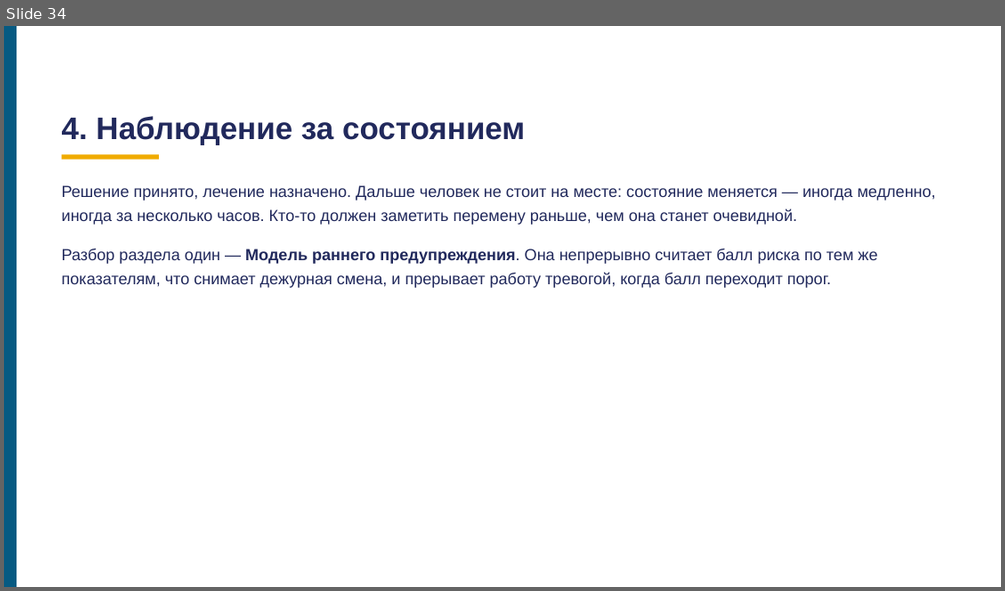
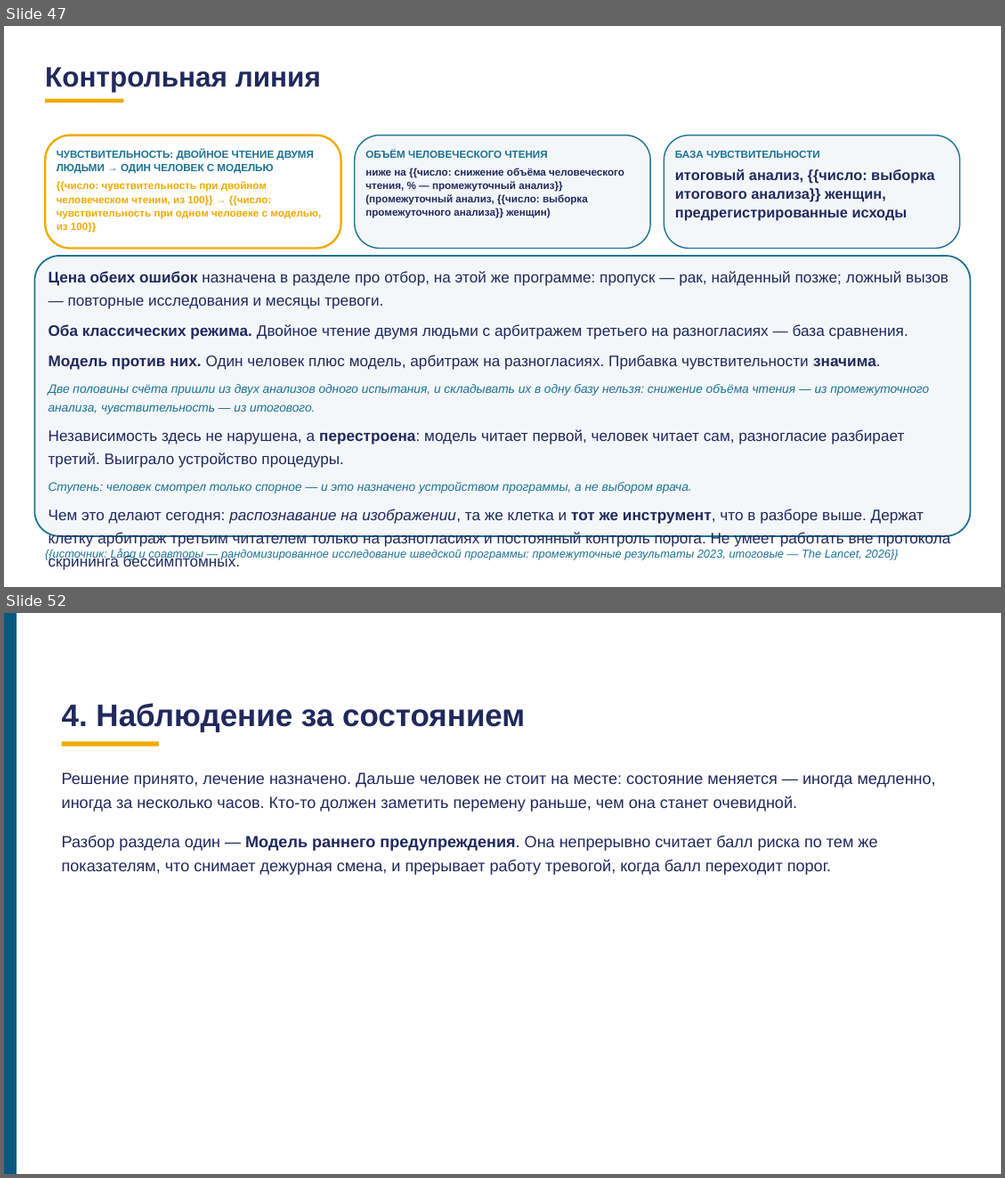
Before and after one commit to tellina-study/AI-usage-lessons, a slide deck: library/lectures/lec-07/rework/deck/lec-07-karkas.pptx. Shown one above the other, each under a label of ours: slide 34 before the commit, slides 47 and 52 after it; the slides between them are not shown. The pictures are 1005x591 and 1005x1178 pixels, drawn with LibreOffice and Linux fonts; fonts in the diff are those of the drawing. Boxes give left, top, right and bottom in pixels: in the first picture for what was removed or moved away, otherwise in the second. Text is boxed around its words. In the diff, an @@ line names an element or a change of style, - is before the commit and + after.

```diff
--- a/library/lectures/lec-07/rework/deck/lec-07-karkas.pptx
+++ b/library/lectures/lec-07/rework/deck/lec-07-karkas.pptx
@@ slide 47 added at [4, 26, 1001, 587], background #FFFFFF @@
@@ text added at [45, 67, 321, 92], 27 pt, text #21295C, bold @@
+Контрольная линия
@@ rectangle added at [45, 99, 123, 103], fill #F0AB00 @@
@@ rounded rectangle added at [45, 135, 341, 248], fill #FFFFFF, outline #F0AB00 2 pt @@
@@ text added at [57, 150, 314, 174], 10 pt, text #1C7293, bold @@
+ЧУВСТВИТЕЛЬНОСТЬ: ДВОЙНОЕ ЧТЕНИЕ ДВУМЯ ЛЮДЬМИ → ОДИН ЧЕЛОВЕК С МОДЕЛЬЮ
@@ rounded rectangle added at [355, 135, 651, 248], fill #F4F7FA, outline #1C7293 1.2 pt @@
@@ text added at [365, 150, 548, 158], 10 pt, text #1C7293, bold @@
+ОБЪЁМ ЧЕЛОВЕЧЕСКОГО ЧТЕНИЯ
@@ rounded rectangle added at [664, 135, 961, 248], fill #F4F7FA, outline #1C7293 1.2 pt @@
@@ text added at [675, 151, 820, 158], 10 pt, text #1C7293, bold @@
+БАЗА ЧУВСТВИТЕЛЬНОСТИ
@@ text added at [57, 181, 321, 232], 10 pt, text #F0AB00, bold @@
+{{число: чувствительность при двойном человеческом чтении, из 100}} → {{число: чувствительность при одном человеке с моделью, из 100}}
@@ text added at [365, 168, 624, 218], 10 pt, text #21295C, bold @@
+ниже на {{число: снижение объёма человеческого чтения, % — промежуточный анализ}} (промежуточный анализ, {{число: выборка промежуточного анализа}} женщин)
@@ text added at [675, 169, 934, 221], 14 pt, text #21295C, bold @@
+итоговый анализ, {{число: выборка итогового анализа}} женщин, предрегистрированные исходы
@@ rounded rectangle added at [34, 256, 971, 536], fill #F4F7FA, outline #1C7293 1.5 pt @@
@@ text added at [48, 271, 951, 547], 14.7 pt, text #21295C @@
+Цена обеих ошибок назначена в разделе про отбор, на этой же программе: пропуск — рак, найденный позже; ложный вызов — повторные исследования и месяцы тревоги.
+Оба классических режима. Двойное чтение двумя людьми с арбитражем третьего на разногласиях — база сравнения.
+Модель против них. Один человек плюс модель, арбитраж на разногласиях. Прибавка чувствительности значима.
+Две половины счёта пришли из двух анализов одного испытания, и складывать их в одну базу нельзя: снижение объёма чтения — из промежуточного анализа, чувствительность — из итогового.
+Независимость здесь не нарушена, а перестроена: модель читает первой, человек читает сам, разногласие разбирает третий. Выиграло устройство процедуры.
+Ступень: человек смотрел только спорное — и это назначено устройством программы, а не выбором врача.
+Чем это делают сегодня: распознавание на изображении, та же клетка и тот же инструмент, что в разборе выше. Держат клетку арбитраж третьим читателем только на разногласиях и постоянный контроль порога. Не умеет работать вне протокола скрининга бессимптомных.
@@ text added at [45, 548, 898, 560], 11 pt, text #1C7293, italic @@
+{{источник: Lång и соавторы — рандомизированное исследование шведской программы: промежуточные результаты 2023, итоговые — The Lancet, 2026}}
@@ what was slide 34 is now slide 52 @@
```
Also in this commit, not shown: 70 slides changed, 31 other slides added, 2 slides removed, 35 other files.
